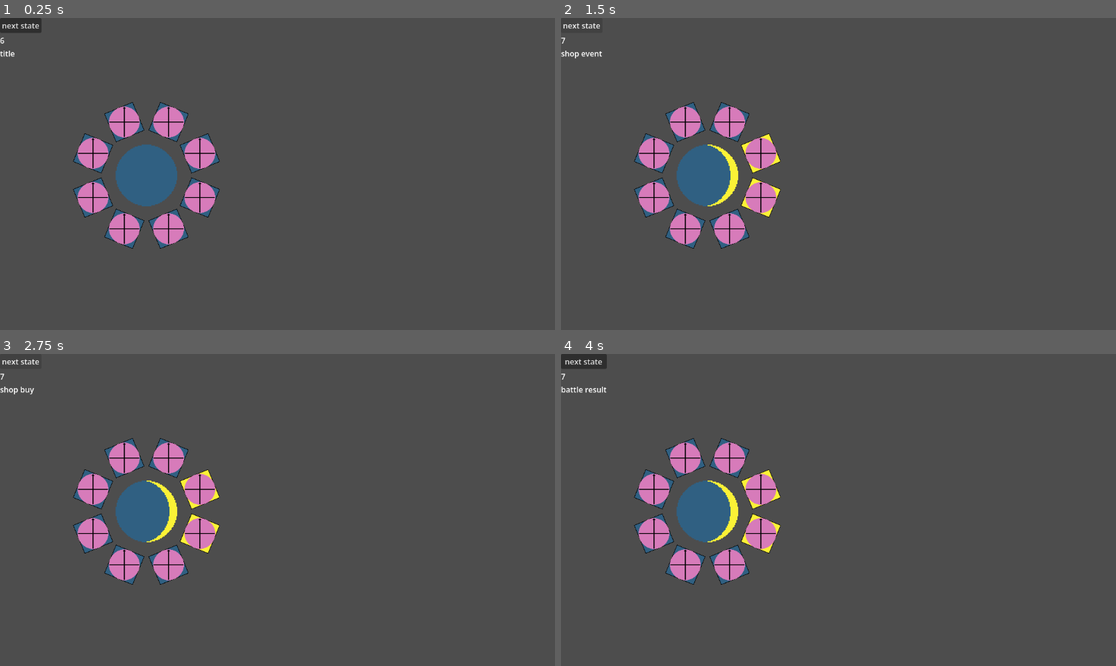
Above: before the commit, frames 1-4 (two rows, left to right).
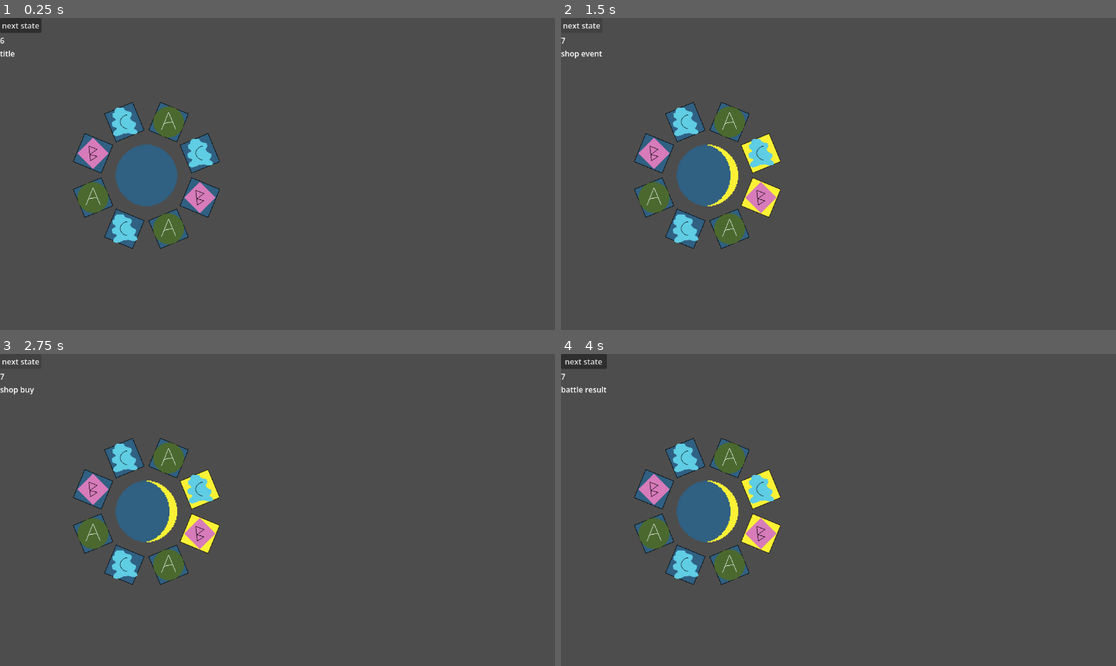
Above: after the commit, the same moments.

Repository: em-r-linso/autobattler
Game: Godot game, scene res://scenes/main.tscn
Same seed, same stepped clock (60 frames per second), same inputs: the game is played once before the commit and once after it.
Inputs (mouse positions are in pixels of both pictures, inside the frame that each line leads up to):
- Up to frame 1 (0.25 s): no input
- Up to frame 2 (1.5 s): click "next state" at 0.5 s; click "next state" at 1.25 s
- Up to frame 3 (2.75 s): click "next state" at 2 s
- Up to frame 4 (4 s): tap Enter at 2.75 s; move the mouse to (960, 494) at 2.77 s; click (960, 494) at 2.92 s; tap Space at 3.5 s; move the mouse to (727, 525) at 3.52 s; click (727, 525) at 3.67 s

The runs differ from the first frame. In frame 1, 3.1% of the frame differs, in the area x 13-39%, y 28-73%; in frame 2, 3.1%; in frame 3, 3.1%; in frame 4, 3.1%.

Commit message:
Add ItemData and ItemBehavior

Diff:
--- /dev/null
+++ b/resources/item behaviors/print_debug_behavior.tres
@@ -0,0 +1,7 @@
+[gd_resource type="Resource" script_class="PrintDebugBehavior" format=3 uid="uid://bxhxskp31pyuk"]
+
+[ext_resource type="Script" uid="uid://d2k035ax6r8i1" path="res://scripts/item behaviors/print_debug_behavior.gd" id="1_mio2m"]
+
+[resource]
+script = ExtResource("1_mio2m")
+metadata/_custom_type_script = "uid://d2k035ax6r8i1"
--- /dev/null
+++ b/resources/items/item_a.tres
@@ -0,0 +1,14 @@
+[gd_resource type="Resource" script_class="ItemData" format=3 uid="uid://dkbvgkyujw1w3"]
+
+[ext_resource type="Script" uid="uid://bbm753smymkuj" path="res://scripts/item_behavior.gd" id="1_ml8kj"]
+[ext_resource type="Script" uid="uid://jsyhxju7ayo3" path="res://scripts/item_data.gd" id="2_djwoe"]
+[ext_resource type="Resource" uid="uid://bxhxskp31pyuk" path="res://resources/item behaviors/print_debug_behavior.tres" id="2_qaok1"]
+[ext_resource type="Texture2D" uid="uid://cpa83kq33udwb" path="res://textures/items/item_a.png" id="3_qaok1"]
+
+[resource]
+script = ExtResource("2_djwoe")
+name = "Item A"
+sprite = ExtResource("3_qaok1")
+cost = 5
+behaviors = Array[ExtResource("1_ml8kj")]([ExtResource("2_qaok1")])
+metadata/_custom_type_script = "uid://jsyhxju7ayo3"
--- /dev/null
+++ b/resources/items/item_b.tres
@@ -0,0 +1,11 @@
+[gd_resource type="Resource" script_class="ItemData" format=3 uid="uid://cb7u2v2ordqt2"]
+
+[ext_resource type="Script" uid="uid://jsyhxju7ayo3" path="res://scripts/item_data.gd" id="1_k5rxu"]
+[ext_resource type="Texture2D" uid="uid://ds5nhsns26h1i" path="res://textures/items/item_b.png" id="2_k5rxu"]
+
+[resource]
+script = ExtResource("1_k5rxu")
+name = "Item B"
+sprite = ExtResource("2_k5rxu")
+cost = 10
+metadata/_custom_type_script = "uid://jsyhxju7ayo3"
--- /dev/null
+++ b/resources/items/item_c.tres
@@ -0,0 +1,11 @@
+[gd_resource type="Resource" script_class="ItemData" format=3 uid="uid://cjmcanllp5la4"]
+
+[ext_resource type="Script" uid="uid://jsyhxju7ayo3" path="res://scripts/item_data.gd" id="1_xkj0m"]
+[ext_resource type="Texture2D" uid="uid://b82k31a6wiqdu" path="res://textures/items/item_c.png" id="2_xkj0m"]
+
+[resource]
+script = ExtResource("1_xkj0m")
+name = "Item C"
+sprite = ExtResource("2_xkj0m")
+cost = 15
+metadata/_custom_type_script = "uid://jsyhxju7ayo3"
--- /dev/null
+++ b/scenes/item.tscn
@@ -0,0 +1,14 @@
+[gd_scene format=3 uid="uid://ddbv06yhn58sf"]
+
+[ext_resource type="Script" uid="uid://bs66sr1m6pxhr" path="res://scripts/item.gd" id="1_s8enn"]
+[ext_resource type="Script" uid="uid://jsyhxju7ayo3" path="res://scripts/item_data.gd" id="2_ro5b8"]
+[ext_resource type="Resource" uid="uid://cjmcanllp5la4" path="res://resources/items/item_c.tres" id="3_d265e"]
+[ext_resource type="Resource" uid="uid://cb7u2v2ordqt2" path="res://resources/items/item_b.tres" id="4_5vp5n"]
+[ext_resource type="Resource" uid="uid://dkbvgkyujw1w3" path="res://resources/items/item_a.tres" id="5_c4387"]
+
+[node name="item" type="Node2D" unique_id=716375729 node_paths=PackedStringArray("sprite")]
+script = ExtResource("1_s8enn")
+debug_random_items = Array[ExtResource("2_ro5b8")]([ExtResource("3_d265e"), ExtResource("4_5vp5n"), ExtResource("5_c4387")])
+sprite = NodePath("item sprite")
+
+[node name="item sprite" type="Sprite2D" parent="." unique_id=179881347]
--- a/scenes/slot.tscn
+++ b/scenes/slot.tscn
@@ -2,7 +2,7 @@
 
 [ext_resource type="Script" uid="uid://dkgb3uhpilyxr" path="res://scripts/slot.gd" id="1_vqyee"]
 [ext_resource type="Texture2D" uid="uid://gidch3t0t4ps" path="res://textures/slot.png" id="2_vqyee"]
-[ext_resource type="Texture2D" uid="uid://cw07u3fai66or" path="res://textures/_placeholder.png" id="3_sjnr7"]
+[ext_resource type="PackedScene" uid="uid://ddbv06yhn58sf" path="res://scenes/item.tscn" id="3_vqyee"]
 
 [sub_resource type="AtlasTexture" id="AtlasTexture_5f2j7"]
 atlas = ExtResource("2_vqyee")
@@ -33,5 +33,4 @@
 [node name="slot sprite" type="AnimatedSprite2D" parent="." unique_id=882550393]
 sprite_frames = SubResource("SpriteFrames_n3jes")
 
-[node name="item sprite" type="Sprite2D" parent="." unique_id=1701470718]
-texture = ExtResource("3_sjnr7")
+[node name="item" parent="." unique_id=716375729 instance=ExtResource("3_vqyee")]
--- /dev/null
+++ b/scripts/item behaviors/print_debug_behavior.gd
@@ -0,0 +1,6 @@
+class_name PrintDebugBehavior
+extends ItemBehavior
+
+
+func on_tick():
+	print("This item is doing its thing!")
--- /dev/null
+++ b/scripts/item.gd
@@ -0,0 +1,26 @@
+extends Node2D
+
+
+@export var debug_random_items : Array[ItemData] # TODO: remove
+@export var sprite : Sprite2D
+
+
+var data : ItemData
+var behaviors : Array[ItemBehavior] = []
+
+
+func _ready():
+	setup(debug_random_items[randi_range(0, debug_random_items.size() - 1)]) # TODO: remove
+	on_tick() # TODO: remove
+
+
+func setup(item_data : ItemData):
+	data = item_data
+	for behavior in data.behaviors:
+		behaviors.append(behavior.duplicate())
+	sprite.texture = data.sprite
+
+
+func on_tick():
+	for behavior in behaviors:
+		behavior.on_tick()
--- /dev/null
+++ b/scripts/item_behavior.gd
@@ -0,0 +1,6 @@
+class_name ItemBehavior
+extends Resource
+
+
+func on_tick():
+	pass
--- /dev/null
+++ b/scripts/item_data.gd
@@ -0,0 +1,8 @@
+class_name ItemData
+extends Resource
+
+
+@export var name : String
+@export var sprite : Texture2D
+@export var cost : int
+@export var behaviors : Array[ItemBehavior] = []
--- a/scripts/slot.gd
+++ b/scripts/slot.gd
@@ -2,7 +2,6 @@
 
 
 @export var slot_sprite : AnimatedSprite2D
-
 
 var is_lit = false:
 	get:
Not shown, added: scripts/item behaviors/print_debug_behavior.gd.uid
Not shown, added: scripts/item.gd.uid
Not shown, added: scripts/item_behavior.gd.uid
Not shown, added: scripts/item_data.gd.uid
Binary file added: textures/items/item_a.aseprite
Binary file added: textures/items/item_a.png
Not shown, added: textures/items/item_a.png.import
Binary file added: textures/items/item_b.aseprite
Binary file added: textures/items/item_b.png
Not shown, added: textures/items/item_b.png.import
Binary file added: textures/items/item_c.aseprite
Binary file added: textures/items/item_c.png
(and 1 more such lines)
